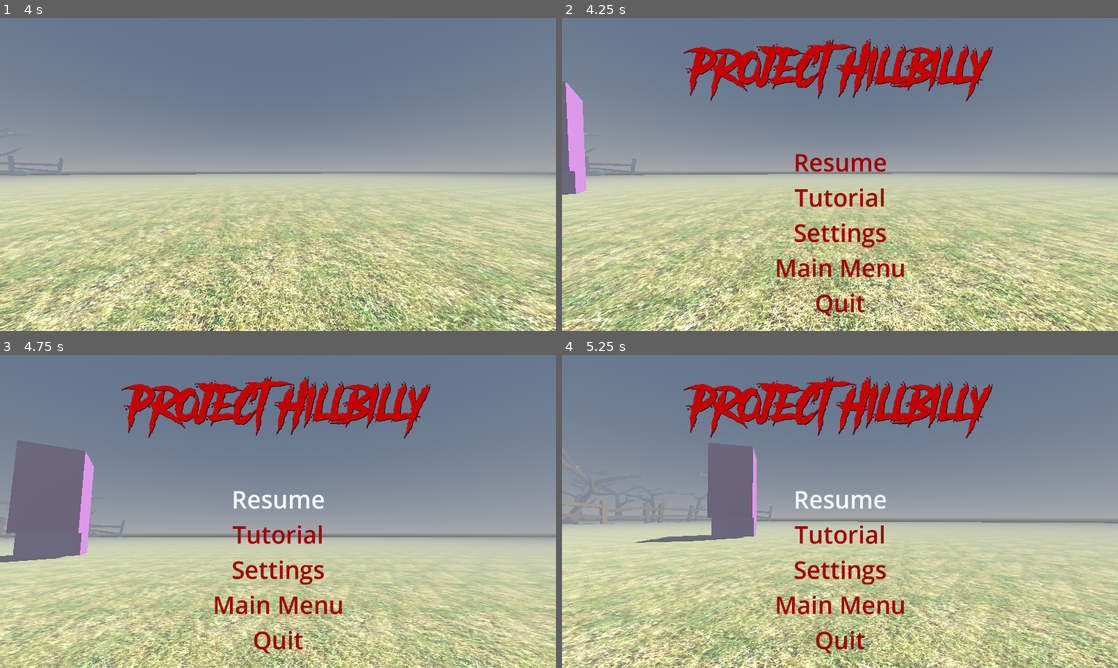
Above: before the commit, frames 1-4 (two rows, left to right).
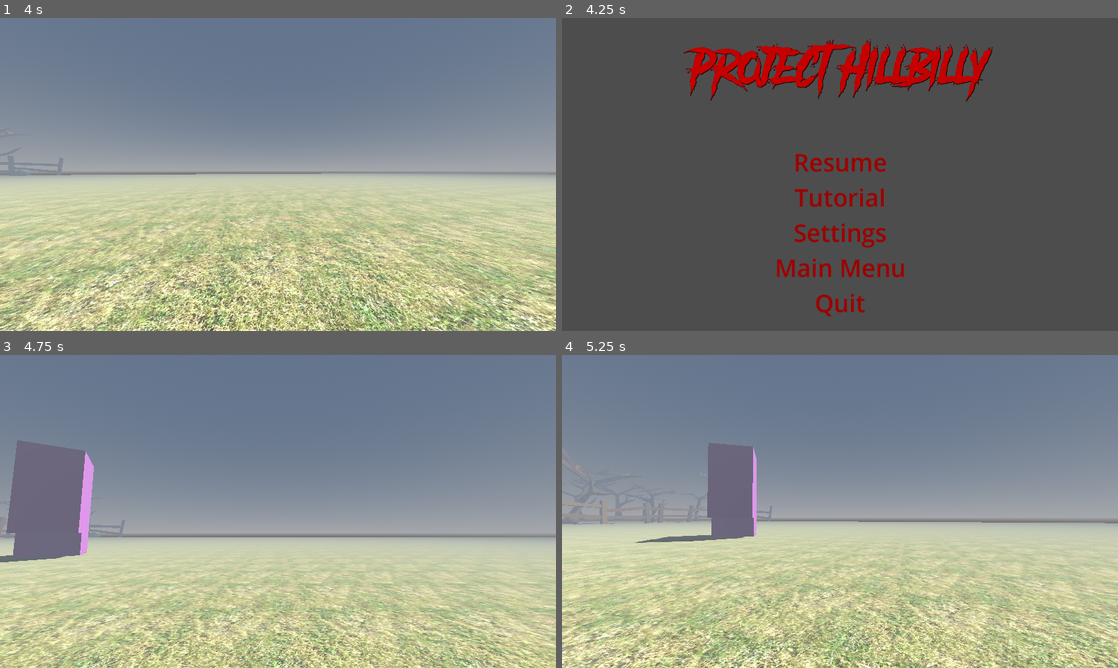
Above: after the commit, the same moments.

Repository: thedevbones/project-hillbilly
Game: Godot game, scene res://world.tscn
The game is run twice, just before and just after one commit, with the same random seed, the same clock (stepped at 60 frames per second) and the same inputs.
Inputs (mouse positions are in pixels of both pictures, inside the frame that each line leads up to):
- Up to frame 1 (4 s): move the mouse to (305, 174) at 0.52 s; hold D (walk_right) 0.53-1.28 s; hold Ctrl (crouch) 0.53-1.28 s; tap Space (jump) at 0.77, 1.52, 3.02, 3.77 s; move the mouse to (250, 174) at 1.27 s; hold S (walk_back) 1.28-2.03 s; tap Shift (sprint) at 1.35 s; move the mouse to (289, 168) at 2.02 s; hold D (walk_right) 2.03-3.53 s; tap W (walk_foward) at 2.1 s; move the mouse to (272, 180) at 2.77 s; tap Ctrl (crouch) at 2.85 s; move the mouse to (316, 177) at 3.52 s; hold A (walk_left) from 3.53 s (still down); hold Shift (sprint) from 3.53 s (still down)
- Up to frame 2 (4.25 s): keep holding A (walk_left); keep holding Shift (sprint); tap Escape (ui_cancel) at 4.15 s
- Up to frame 3 (4.75 s): release A (walk_left) at 4.25 s; release Shift (sprint) at 4.25 s; click (278, 498) at 4.25 s, where only the run after the commit has a clickable "Resume"
- Up to frame 4 (5.25 s): move the mouse to (795, 508) at 5.02 s; hold A (walk_left) from 5.03 s (still down); tap W (walk_foward) at 5.1 s

Frame 1 is identical in both runs. In frame 2, 94% of the frame differs, in the area x 0-100%, y 0-100%; in frame 3, 6.7%; in frame 4, 6.7%.

Commit message:
Pause Menu is implemented. It resumes and quits game.

Diff:
--- a/pause_menu.tscn
+++ b/PauseMenu.tscn
@@ -1,31 +1,7 @@
-[gd_scene load_steps=9 format=3 uid="uid://qpukgkbptjio"]
+[gd_scene load_steps=8 format=3 uid="uid://qpukgkbptjio"]
 
-[ext_resource type="FontFile" uid="uid://dhcubomh0v2j6" path="res://text/Another Danger - Demo.otf" id="2_pd0hk"]
-
-[sub_resource type="Theme" id="Theme_uj8tq"]
-
-[sub_resource type="GDScript" id="GDScript_i4tpt"]
-script/source = "extends Control
-
-@export var game_manager : Player
-
-func _ready():
-	hide()
-	game_manager.connect(\"toggle_game_paused\",on_game_manager_toggle_game_paused)
-
-func on_game_manager_toggle_game_paused(is_paused : bool):
-	if (is_paused):
-		show()
-	else:
-		hide()
-
-func _on_menu_btn_pressed():
-	get_tree().change_scene_to_file(\"res://main_menu.tscn\")
-
-
-func _on_quit_btn_pressed():
-	get_tree().quit()
-"
+[ext_resource type="Script" path="res://pause_menu.gd" id="1_hpt1c"]
+[ext_resource type="FontFile" uid="uid://dhcubomh0v2j6" path="res://text/Another Danger - Demo.otf" id="2_5b21v"]
 
 [sub_resource type="StyleBoxEmpty" id="StyleBoxEmpty_2gc10"]
 
@@ -37,16 +13,15 @@
 
 [sub_resource type="StyleBoxEmpty" id="StyleBoxEmpty_xftaa"]
 
-[node name="PauseMenu" type="Control"]
-process_mode = 2
-layout_mode = 3
+[node name="PauseMenu" type="ColorRect"]
+process_mode = 3
 anchors_preset = 15
 anchor_right = 1.0
 anchor_bottom = 1.0
 grow_horizontal = 2
 grow_vertical = 2
-theme = SubResource("Theme_uj8tq")
-script = SubResource("GDScript_i4tpt")
+color = Color(0.301961, 0.301961, 0.301961, 1)
+script = ExtResource("1_hpt1c")
 
 [node name="MarginContainer" type="MarginContainer" parent="."]
 z_as_relative = false
@@ -54,6 +29,8 @@
 anchors_preset = 15
 anchor_right = 1.0
 anchor_bottom = 1.0
+offset_top = -55.5
+offset_bottom = 55.5
 grow_horizontal = 2
 grow_vertical = 2
 theme_override_constants/margin_left = 60
@@ -154,8 +131,4 @@
 text = "Quit
 "
 
-[connection signal="pressed" from="MarginContainer/VBoxContainer/ResumeBtn" to="." method="_on_start_btn_pressed"]
-[connection signal="pressed" from="MarginContainer/VBoxContainer/SettingsBtn" to="." method="_on_settings_btn_pressed"]
 [connection signal="pressed" from="MarginContainer/VBoxContainer/MenuBtn" to="." method="_on_menu_btn_pressed"]
-[connection signal="pressed" from="MarginContainer/VBoxContainer/MenuBtn" to="." method="_on_settings_btn_pressed"]
-[connection signal="pressed" from="MarginContainer/VBoxContainer/QuitBtn" to="." method="_on_quit_btn_pressed"]
--- a/Player.gd
+++ b/Player.gd
@@ -24,7 +24,12 @@
 	$StepTimer.wait_time = 0.6
 	$StepTimer.start()
 
+
+
 func _input(event):
+	if event.is_action_pressed("ui_cancel"):
+		$PauseMenu.paused()
+
 	if event is InputEventMouseMotion:
 		rotate_y(deg_to_rad(-event.relative.x * mouse_sensitivity))
 		$Camera3D.rotate_x(deg_to_rad(-event.relative.y * mouse_sensitivity))
--- a/World.gd
+++ /dev/null
@@ -1,16 +0,0 @@
-extends Node3D
-
-class_name Player
-
-signal toggle_game_paused(is_paused: bool)
-var game_paused: bool = false:
-	get:
-		return game_paused
-	set(value):
-		game_paused = value
-		get_tree().paused = !game_paused
-		emit_signal("toggle_game_paused", game_paused)
-
-func _input(event :InputEvent):
-	if event.is_action_pressed("ui_cancel"):
-		game_paused = !game_paused
--- /dev/null
+++ b/pause_menu.gd
@@ -0,0 +1,23 @@
+extends ColorRect
+
+
+@onready var ResumeBtn: Button = find_child("ResumeBtn")
+@onready var QuitBtn: Button = find_child("QuitBtn")
+
+func _ready() -> void:
+	ResumeBtn.pressed.connect(unpaused)
+	QuitBtn.pressed.connect(get_tree().quit)
+
+
+func unpaused():
+	get_tree().paused = false
+	Input.set_mouse_mode(Input.MOUSE_MODE_CAPTURED)
+	hide()
+
+func paused():
+	get_tree().paused = true
+	Input.set_mouse_mode(Input.MOUSE_MODE_VISIBLE)
+	show()
+
+func _on_menu_btn_pressed():
+	get_tree().change_scene_to_file("res://main_menu.tscn")
--- a/project.godot
+++ b/project.godot
@@ -22,6 +22,15 @@
 
 [input]
 
+ui_cancel={
+"deadzone": 0.5,
+"events": [Object(InputEventKey,"resource_local_to_scene":false,"resource_name":"","device":-1,"window_id":0,"alt_pressed":false,"shift_pressed":false,"ctrl_pressed":false,"meta_pressed":false,"pressed":false,"keycode":0,"physical_keycode":4194305,"key_label":0,"unicode":0,"echo":false,"script":null)
+]
+}
+ui_menu={
+"deadzone": 0.5,
+"events": []
+}
 walk_back={
 "deadzone": 0.5,
 "events": [Object(InputEventKey,"resource_local_to_scene":false,"resource_name":"","device":-1,"window_id":0,"alt_pressed":false,"shift_pressed":false,"ctrl_pressed":false,"meta_pressed":false,"pressed":false,"keycode":0,"physical_keycode":83,"key_label":0,"unicode":115,"echo":false,"script":null)
--- a/world.tscn
+++ b/world.tscn
@@ -1,18 +1,17 @@
-[gd_scene load_steps=22 format=3 uid="uid://dpu8u0h73r1dy"]
+[gd_scene load_steps=21 format=3 uid="uid://dpu8u0h73r1dy"]
 
 [ext_resource type="Script" path="res://Player.gd" id="1_1ouke"]
-[ext_resource type="Script" path="res://World.gd" id="1_b23ts"]
 [ext_resource type="AudioStream" uid="uid://dl2yoro4n0lfo" path="res://audio/stepgravel1.mp3" id="2_f4xii"]
 [ext_resource type="Texture2D" uid="uid://djn7c4a8n13q5" path="res://textures/grass01.jpg" id="2_leqiw"]
 [ext_resource type="PackedScene" uid="uid://do1ldmsk8lsn8" path="res://assets/testImport.glb" id="2_x5k7m"]
 [ext_resource type="PackedScene" uid="uid://lfy5yl3iyvqq" path="res://assets/tree01.glb" id="3_2k5bm"]
+[ext_resource type="PackedScene" uid="uid://qpukgkbptjio" path="res://PauseMenu.tscn" id="3_ec8lf"]
 [ext_resource type="PackedScene" uid="uid://hrqk8kt7yb8i" path="res://assets/tree02.glb" id="4_6bpil"]
 [ext_resource type="PackedScene" uid="uid://dx7axtetgr1tv" path="res://assets/bush01.glb" id="5_pfnyj"]
 [ext_resource type="AudioStream" uid="uid://cqvig72ottu2i" path="res://audio/ambience.mp3" id="6_2maxx"]
 [ext_resource type="PackedScene" uid="uid://cjg8m4f2j7j0j" path="res://assets/fence01.glb" id="6_i5dq2"]
 [ext_resource type="PackedScene" uid="uid://bhn1neo41gqou" path="res://assets/fence02.glb" id="7_3wrog"]
 [ext_resource type="AudioStream" uid="uid://xlb6fv3736ab" path="res://audio/storm.mp3" id="7_b0214"]
-[ext_resource type="PackedScene" uid="uid://qpukgkbptjio" path="res://pause_menu.tscn" id="12_glaa2"]
 
 [sub_resource type="CapsuleShape3D" id="CapsuleShape3D_hnuiv"]
 
@@ -44,7 +43,6 @@
 
 [node name="World" type="Node3D"]
 process_mode = 3
-script = ExtResource("1_b23ts")
 
 [node name="Player" type="CharacterBody3D" parent="."]
 transform = Transform3D(1, 0, 0, 0, 1, 0, 0, 0, 1, 0, 1, 0)
@@ -62,6 +60,9 @@
 
 [node name="StepAudio" type="AudioStreamPlayer3D" parent="Player"]
 stream = ExtResource("2_f4xii")
+
+[node name="PauseMenu" parent="Player" instance=ExtResource("3_ec8lf")]
+visible = false
 
 [node name="WorldEnvironment" type="WorldEnvironment" parent="."]
 environment = SubResource("Environment_wbc6u")
@@ -201,9 +202,4 @@
 volume_db = -15.0
 autoplay = true
 
-[node name="CanvasLayer" type="CanvasLayer" parent="."]
-
-[node name="PauseMenu" parent="CanvasLayer" node_paths=PackedStringArray("game_manager") instance=ExtResource("12_glaa2")]
-game_manager = NodePath("../..")
-
 [connection signal="timeout" from="Player/StepTimer" to="Player" method="_on_step_timer_timeout"]
Not shown: 1 places in PauseMenu.tscn that only renumber resources
